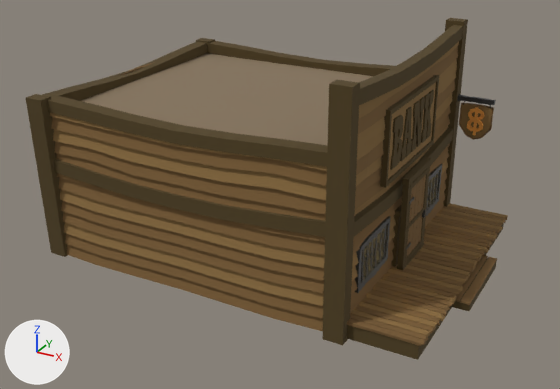
Before and after pictures for a commit that changed the glTF model public/models/buildings/bank/bank_001.glb.
Both versions are drawn from a 50 mm camera at (13.51, -18.92, 10.67) aimed at (3.55, -0.82, 1.62). Lighting does not change. The marker at lower left points along +X, +Y and +Z. The first picture is the older version. Where no turn or scale is listed for an object, it has been applied to the vertices.

Names of what the first picture shows: 'Cube.217', 'DoorFrame', 'DoorPanel'.
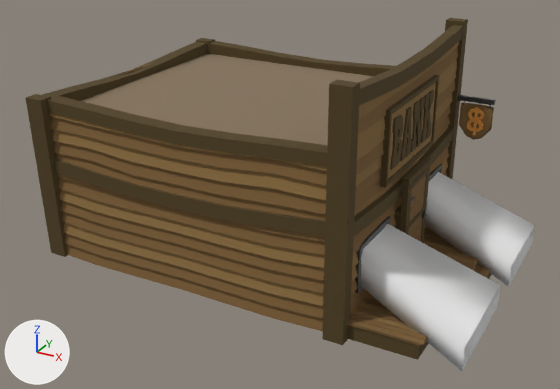
Pixel boxes [x1, y1, x2, y2] of what changed, in the pictures (560 x 389 px):
```json
{"object": "WindowLightShafts", "change": "added", "after": [361, 172, 535, 371]}
```

Scene script edits in JSON lines:
```json
{"op": "add", "block": "me_windowlightshafts", "code": ["me_windowlightshafts = bpy.data.meshes.new('WindowLightShafts')", "me_windowlightshafts.from_pydata(...)  # 32 vertices, 48 faces; spans x 7.05..10.03, y -3.86..3.44, z -0.32..1.8"]}
{"op": "add", "block": "ob_windowlightshafts", "code": ["ob_windowlightshafts = bpy.data.objects.new('WindowLightShafts', me_windowlightshafts)", "ob_windowlightshafts.location = (0.0, 0.0, 0.0)"]}
```
